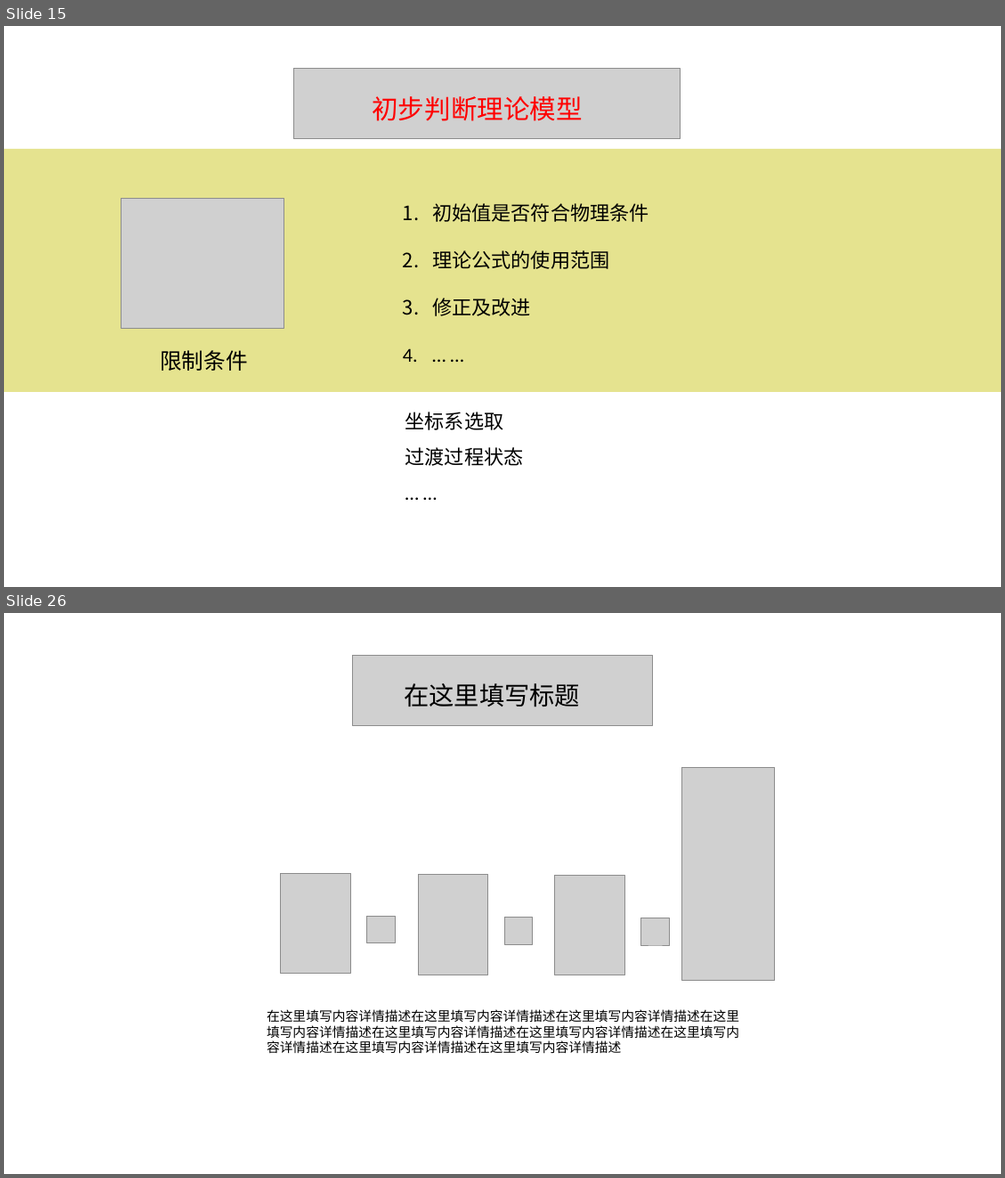
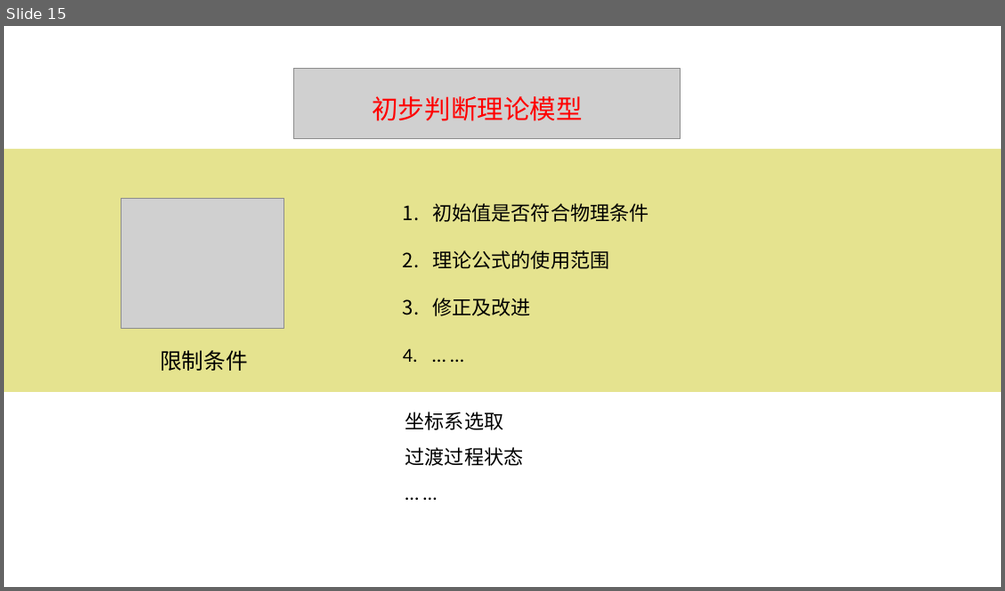
Before and after one commit to sybcfq100/MatlabForGit, a slide deck: 物理实验技能.pptx. Shown one above the other, each under a label of ours: slides 15 and 26 before the commit, slide 15 after it; the slides between them are not shown. The pictures are 1005x1178 and 1005x591 pixels, drawn with LibreOffice and Linux fonts; fonts in the diff are those of the drawing; grey boxes stand for pictures. Boxes give left, top, right and bottom in pixels: in the first picture for what was removed or moved away, otherwise in the second. Text is boxed around its words. In the diff, an @@ line names an element or a change of style, - is before the commit and + after.

```diff
--- a/物理实验技能.pptx
+++ b/物理实验技能.pptx
@@ slide 26 removed at (4, 613, 1001, 1174), background #FFFFFF @@
@@ picture removed at (353, 655, 652, 726) @@
@@ text removed at (404, 683, 580, 707) @@
-在这里填写标题
@@ picture removed at (682, 768, 775, 981) @@
@@ picture removed at (280, 873, 350, 973) @@
@@ picture removed at (418, 874, 488, 974) @@
@@ picture removed at (554, 875, 624, 975) @@
@@ picture removed at (367, 916, 395, 942) @@
@@ picture removed at (505, 917, 534, 944) @@
@@ picture removed at (641, 918, 670, 945) @@
@@ text removed at (267, 1009, 739, 1054) @@
-在这里填写内容详情描述在这里填写内容详情描述在这里填写内容详情描述在这里填写内容详情描述在这里填写内容详情描述在这里填写内容详情描述在这里填写内容详情描述在这里填写内容详情描述在这里填写内容详情描述
```
Also in this commit, not shown: 2 slides changed, 4 slides added, 9 other slides removed.
